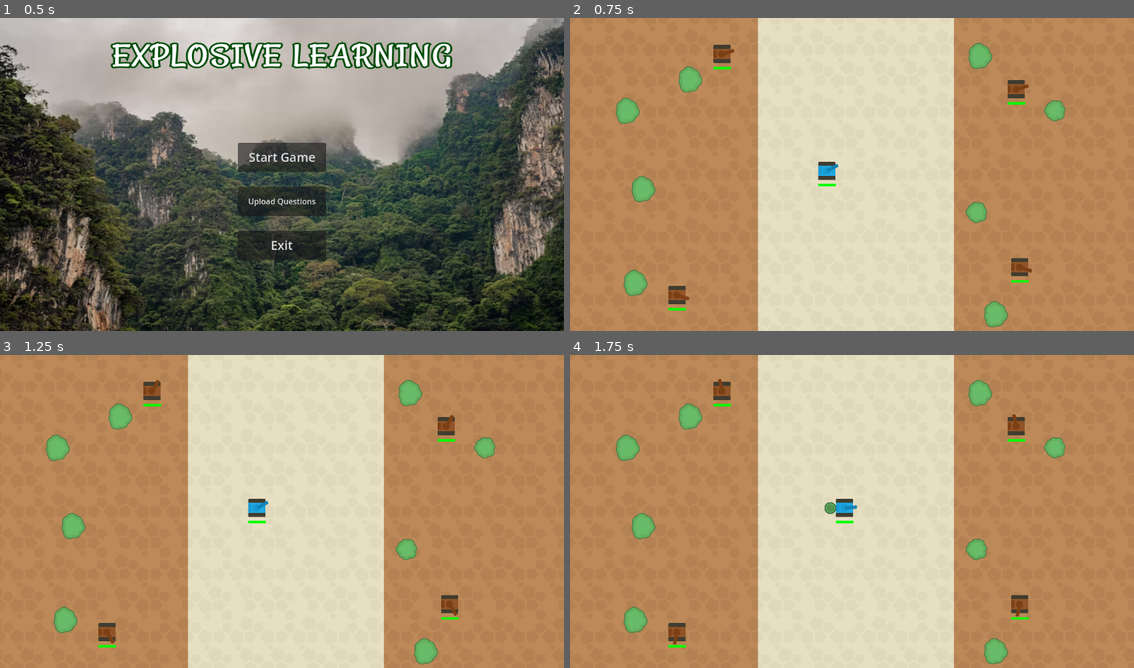
Above: before the commit, frames 1-4 (two rows, left to right).
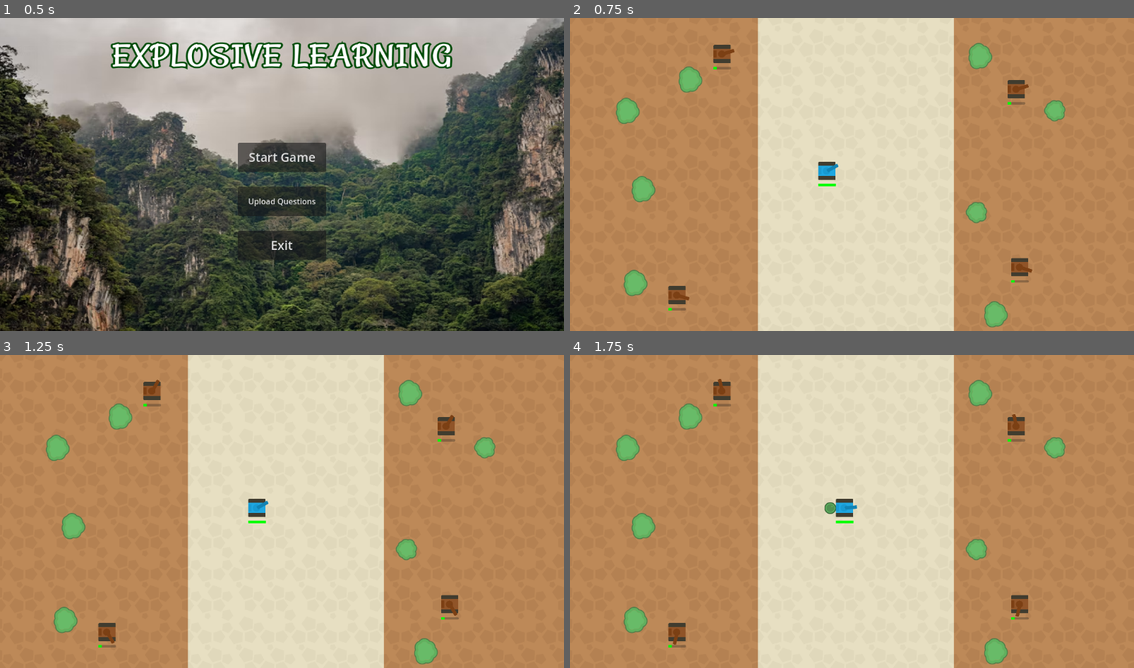
Above: after the commit, the same moments.

Repository: Thaysen01/Explosive-Learning-Capstone-1
Game: Godot game, scene res://title_screen.tscn
Same seed, same stepped clock (60 frames per second), same inputs: the game is played once before the commit and once after it.
Inputs (mouse positions are in pixels of both pictures, inside the frame that each line leads up to):
- Up to frame 1 (0.5 s): no input
- Up to frame 2 (0.75 s): click "Start Game" at 0.5 s
- Up to frame 3 (1.25 s): no input
- Up to frame 4 (1.75 s): move the mouse to (976, 495) at 1.27 s; hold D (right) from 1.28 s (still down); right-click (976, 495) at 1.35 s

Frame 1 is identical in both runs. In frame 2, less than 0.1% of the frame differs, in the area x 18-82%, y 15-94%; in frame 3, less than 0.1%; in frame 4, less than 0.1%.

Commit message:
First updated push

Diff:
--- a/Main.gd
+++ b/Main.gd
@@ -28,9 +28,6 @@
 	$CanvasLayer/Finish.hide()
 	_addCurrentLevel()
 	spawn_tanks()
-
-
-
 
 func spawn_tanks():
 	print("spawn tanks")
@@ -110,5 +107,5 @@
 
 
 func _addCurrentLevel():
-	$TileMap.connect("enemies_killed",  self.nextLevel)
+	$TileMap.connect("enemies_killed", self.nextLevel)
 	$TileMap.connect("player_died", self.player_failed)
--- a/map/tile_map.gd
+++ b/map/tile_map.gd
@@ -4,7 +4,6 @@
 signal enemies_killed
 signal level_start
 signal level_end
-
 
 # Called when the node enters the scene tree for the first time.
 func _ready():
@@ -53,6 +52,7 @@
 		#print(get_parent().name)
 		if (get_parent().name == "Main"):
 			deleteAllBullets()
+			deleteAllMines()
 			var nextLevel_timer = Timer.new()
 			nextLevel_timer.wait_time = 1
 			nextLevel_timer.autostart = true
@@ -63,7 +63,6 @@
 		else:
 			get_tree().quit()
 
-
 func _on_nextLevel_timer_timeout():
 	#print("timed out")
 	if (get_parent().name == "Main"):
@@ -72,10 +71,10 @@
 		get_tree().quit()
 
 
-
 func _on_PlayerTank_player_dies():
 	deleteAllBullets()
 	#get_tree().quit()
+	deleteAllMines()
 
 	var death_timer = Timer.new()
 	death_timer.wait_time = 1
@@ -95,3 +94,23 @@
 	for node in get_children():
 		if(node is Bullet):
 			node.queue_free()
+
+func deleteAllMines():
+	var i = 0
+	var root = get_tree().root
+	var player_tank = get_node("PlayerTank")
+	# Access the liveMines array from PlayerTank
+	if player_tank:
+		while i < player_tank.liveMines.size():
+			var mine = player_tank.liveMines[i]
+			print(player_tank.liveMines)
+			print(mine)
+			if is_instance_valid(mine):  # Ensure mine is still valid before freeing
+				mine.queue_free()  # Free the mine object
+				i += 1  # Only increment i if no element was erased
+			else:
+				player_tank.liveMines.erase(mine)
+		player_tank.liveMines.clear()  # Empty the list after removing mines
+		print(player_tank.liveMines)
+	else:
+		print("PlayerTank not found!")
--- a/tanks/EnemyTanks/BrownTank.tscn
+++ b/tanks/EnemyTanks/BrownTank.tscn
@@ -9,6 +9,7 @@
 z_index = 0
 collision_mask = 3
 script = ExtResource("2_oyhjg")
+current_hp = 1
 
 [node name="Body" parent="." index="1"]
 texture = ExtResource("3_mrwyn")
--- a/tanks/TankBase/Tank.gd
+++ b/tanks/TankBase/Tank.gd
@@ -114,20 +114,22 @@
 func tryToPlantMine():
 	if (Utils.getNumberOfActiveObjects(liveMines) < maxMines):
 		plantMine()
+	# this does allow for mines to be able to be planted anywhere,
+	# as lng as the cap has not been hit (for mines)
 
 
 func plantMine():
 	var mine = Mine.instantiate()
 	mine.position = position
 	get_parent().add_child(mine)
-	liveMines.append(mine)
+	liveMines.append(mine)  # Add the mine to the liveMines list
+
 
 func getCannonTipPosition():
 	return position + $Cannon.position + Vector2(35,0).rotated($Cannon.rotation)
 
 func destroy():
 	queue_free()
-
 
 func deal_damage(d):
 	$health/AnimationPlayer.stop()
--- a/ui/banner.gd
+++ b/ui/banner.gd
@@ -18,6 +18,8 @@
 var answer = 0
 var rng = RandomNumberGenerator.new()
 
+var banner_down #removes old testing in game for quick spawning tanks
+
 func _ready():
 	items = load_json_file(save_path)
 
@@ -27,6 +29,7 @@
 func _lower_banner():
 	new_question()
 	animator.play("slide_down")
+	banner_down = true
 
 #Stops the animation after finished and unhides the options
 func _on_animation_player_animation_finished(anim_name):
@@ -40,6 +43,7 @@
 	slide_timer.autostart = true
 	slide_timer.one_shot = true
 	slide_timer.connect("timeout",  self._on_slide_timer_timeout)
+	banner_down = false
 
 	call_deferred("add_child", slide_timer)
 
@@ -109,13 +113,17 @@
 
 #Calls check answer when any of the buttons are pressed
 func _on_option_a_pressed():
-	check_answer(0)
+	if banner_down:
+		check_answer(0)
 
 func _on_option_b_pressed():
-	check_answer(1)
+	if banner_down:
+		check_answer(1)
 
 func _on_option_c_pressed():
-	check_answer(2)
+	if banner_down:
+		check_answer(2)
 
 func _on_option_d_pressed():
-	check_answer(3)
+	if banner_down:
+		check_answer(3)
